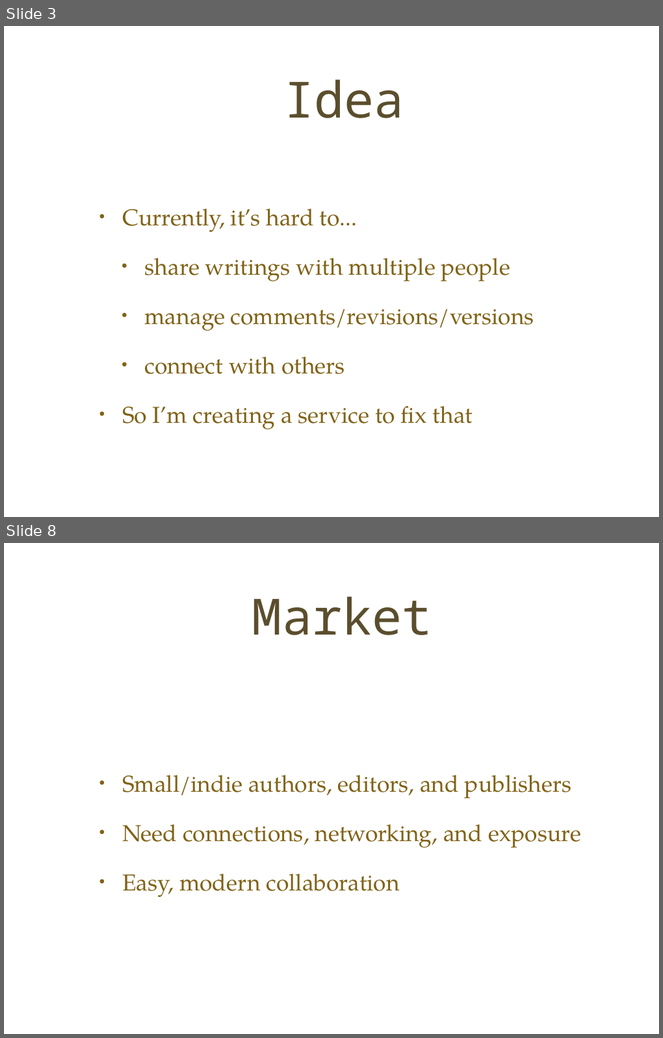
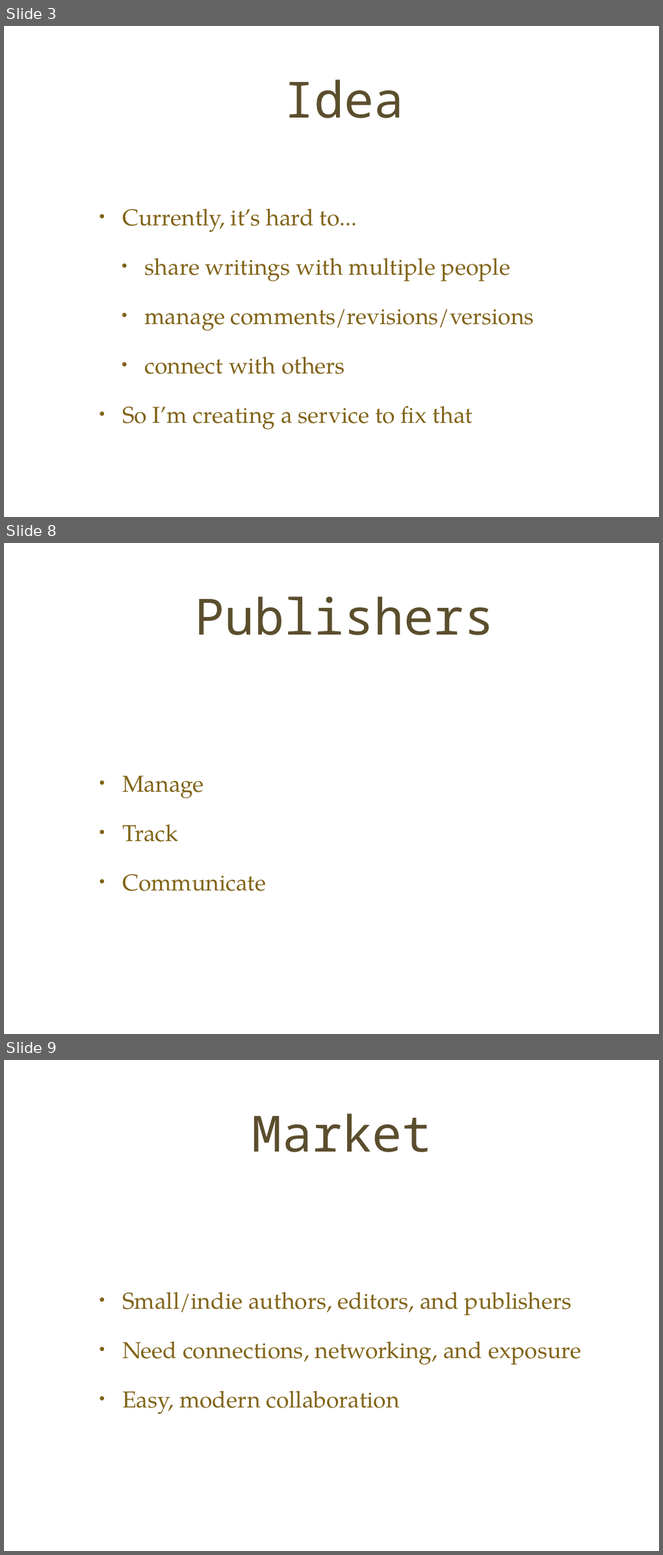
Before and after one commit to nullsix/fueledby.us-demo, a slide deck: pitch/pitch.ppt. Shown one above the other, each under a label of ours: slides 3 and 8 before the commit, slides 3, 8 and 9 after it; the slides between them are not shown. The pictures are 663x1038 and 663x1555 pixels, drawn with LibreOffice and Linux fonts; fonts in the diff are those of the drawing; background and template pictures are left out. Boxes give left, top, right and bottom in pixels: in the first picture for what was removed or moved away, otherwise in the second. Text is boxed around its words. In the diff, an @@ line names an element or a change of style, - is before the commit and + after.

```diff
--- a/pitch/pitch.ppt
+++ b/pitch/pitch.ppt
@@ slide 8 added at (x1=4, y1=543, x2=659, y2=1034), background picture (left out) @@
@@ title added at (x1=194, y1=596, x2=494, y2=635), 78 pt, text #5B4E2D @@
+Publishers
@@ text added at (x1=122, y1=776, x2=266, y2=891), 36 pt, text #806216 @@
+• Manage
+• Track
+• Communicate
@@ what was slide 8 is now slide 9 @@
```
Also in this commit, not shown: 8 slides changed, 1 other slide added, 2 other files.
